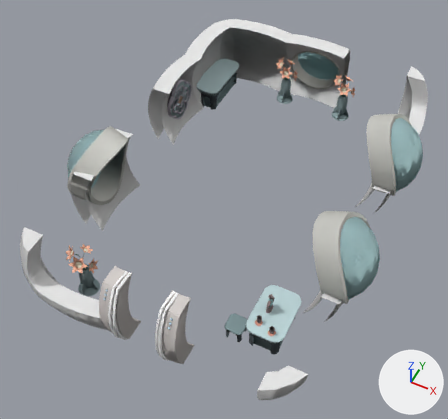
The glTF model www/models/lba2/iso_scenes/119.glb, before and after one commit.
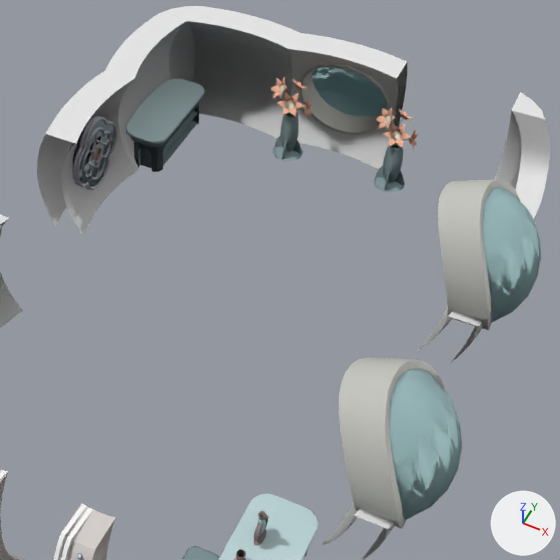
Old and new are each drawn whole from a camera (50 mm lens) standing at (21.1, -36.9, 27.3) and looking at (10.7, -16.2, 1.4) and again close up on the part from 29% to 97% of the width and 4% to 77% of the height. Every picture has the same lights, and +X, +Y and +Z are marked at lower right. Where no turn or scale is listed for an object, it has been applied to the vertices. Vertices at the same position are counted once.

Objects in the first close-up: 'colored', 'textured_51c720184e9b89eb', 'textured_e409904b42712040', 'transparent_0', 'transparent_1', 'transparent_2', 'transparent_3', 'transparent_6', 'transparent_7'.
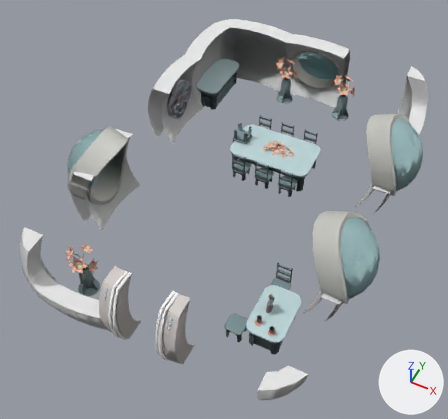
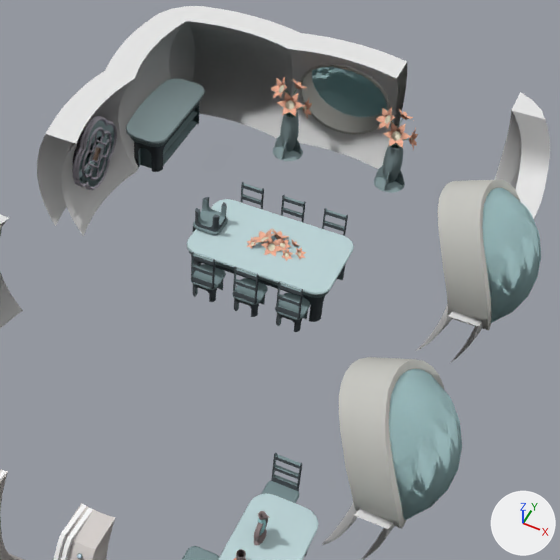
What changed in the scene script:
```text
Change me_mesh_0:
    used by ob_colored; location = (0.0, 0.0, 0.0)
    remove me_mesh_0.from_pydata(...)  # 13438 vertices, 25833 faces; spans x 3.1..18.9, y -25.9..-2.2, z 0.5..5.8
    add me_mesh_0.from_pydata(...)  # 20687 vertices, 40117 faces; spans x 3.1..18.9, y -25.9..-2.2, z 0.5..5.8
    me_mesh_0 part 1: the loose piece of 322 vertices spanning x 14.0..15.0, y -23.0..-22.0, z 0.5..1.4 is copied, and the copy is scaled about its middle by (-1, -1, 0.873), then moved by (-3.0, 10.0, -0.1); it spans x 11.0..12.0, y -13.0..-12.0, z 0.5..1.2
    me_mesh_0 part 2: the loose piece of 322 vertices spanning x 14.0..15.0, y -23.0..-22.0, z 0.5..1.4 is copied, and the copy is scaled about its middle by (-1, -1, 0.873), then moved by (-1.5, 10.0, -0.1); it spans x 12.5..13.5, y -13.0..-12.0, z 0.5..1.2
    me_mesh_0 part 3: the loose piece of 322 vertices spanning x 14.0..15.0, y -23.0..-22.0, z 0.5..1.4 is copied, and the copy is scaled about its middle by (-1, -1, 0.873), then moved by (-4.5, 10.0, -0.1); it spans x 9.5..10.5, y -13.0..-12.0, z 0.5..1.2
    me_mesh_0 part 4: the loose piece of 322 vertices spanning x 14.0..15.0, y -23.0..-22.0, z 0.5..1.4 is copied, and the copy is moved by (1.0, 3.0, -0.1); it spans x 15.0..16.0, y -20.0..-19.0, z 0.5..1.2
    me_mesh_0 part 5: 4828 vertices added at x 8.9..14.0, y -13.0..-9.0, z 0.5..2.7
    me_mesh_0 part 6: 167 vertices added at x 15.1..15.9, y -19.1..-19.0, z 1.2..2.5
```

Changed parts and their boxes [x1, y1, x2, y2] in the close-ups (560 x 560 px):
part 1 of me_mesh_0, added: after [232, 278, 268, 317]
part 2 of me_mesh_0, added: after [275, 293, 310, 332]
part 3 of me_mesh_0, added: after [191, 264, 226, 302]
part 4 of me_mesh_0, added (cyan): after [261, 480, 299, 503]
part 5 of me_mesh_0, added: after [186, 182, 354, 322]
part 6 of me_mesh_0, added: after [271, 453, 302, 491]
